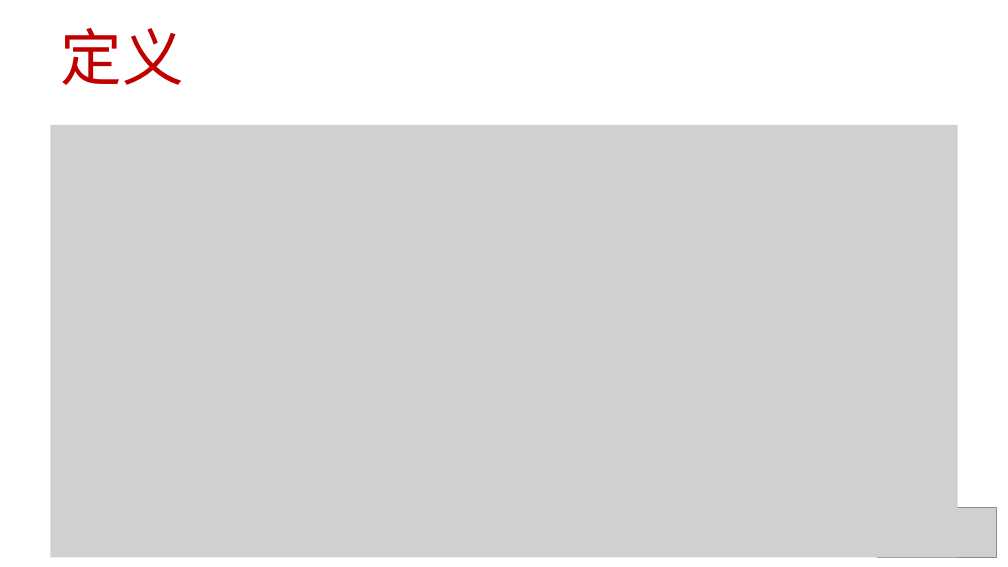
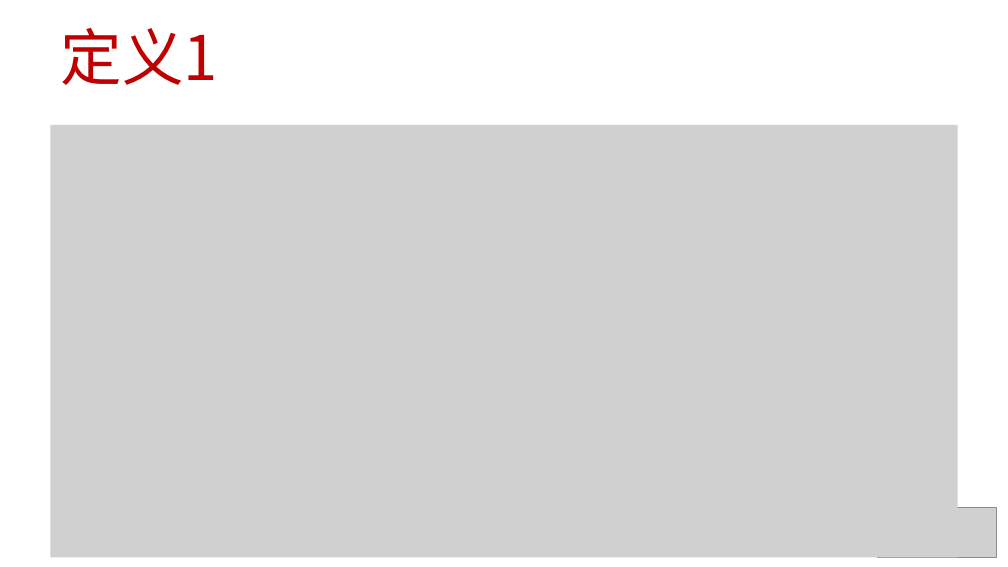
Before and after one commit to 0000duck/ComputerGraphicsBasics, a slide deck: slide 2 of PPT/07_向量空间.pptx. Drawn at 1008x567 pixels with LibreOffice and Linux fonts; fonts in the diff are those of the drawing; grey boxes stand for pictures. Boxes give left, top, right and bottom in pixels: in the first picture for what was removed or moved away, otherwise in the second. Text is boxed around its words. In the diff, an @@ line names an element or a change of style, - is before the commit and + after.

```diff
--- a/PPT/07_向量空间.pptx
+++ b/PPT/07_向量空间.pptx
@@ title at (x1=60, y1=28, x2=217, y2=85): text changed @@
-定义
+定义1
```
Also in this commit, not shown: 4 other slides changed, 13 slides added, 19 slides removed, 2 other files.
